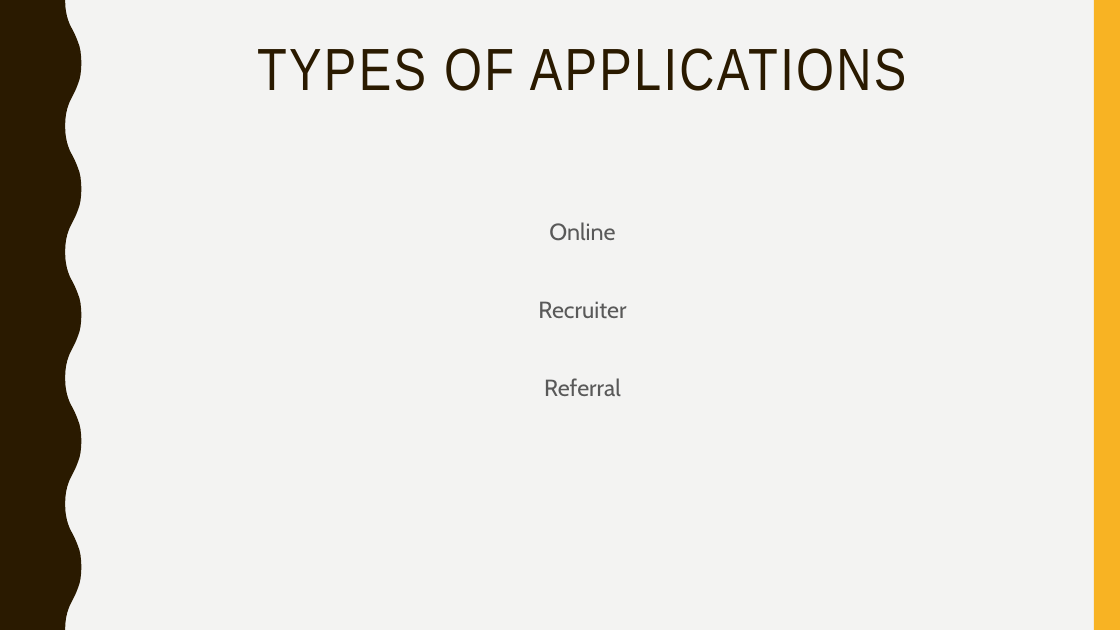
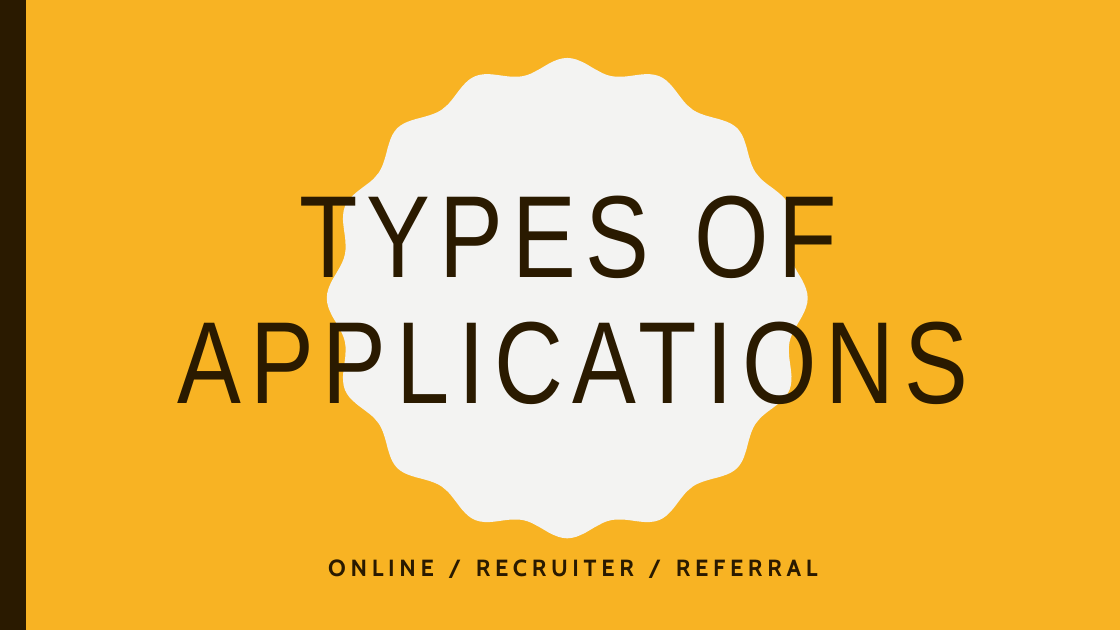
Before and after one commit to lakshmi-intechcode/jng_instr_folder, a slide deck: slide 3 of Job_Stuff/Jng_Job_Prezzie.pptx (slide 2 before the commit). Drawn at 1120x630 pixels with LibreOffice and Linux fonts; fonts in the diff are those of the drawing. Boxes give left, top, right and bottom in pixels: in the first picture for what was removed or moved away, otherwise in the second. Text is boxed around its words. In the diff, an @@ line names an element or a change of style, - is before the commit and + after.

Commit message:
formatted slides moar

```diff
--- a/Job_Stuff/Jng_Job_Prezzie.pptx
+++ b/Job_Stuff/Jng_Job_Prezzie.pptx
@@ background #F3F3F2 to #F8B323 @@
@@ freeform shape removed at (x1=0, y1=0, x2=82, y2=630) @@
@@ rectangle added at (x1=0, y1=0, x2=26, y2=630), fill #2A1A00 @@
@@ rectangle removed at (x1=1094, y1=0, x2=1120, y2=630) @@
@@ freeform shape added at (x1=327, y1=58, x2=808, y2=539), fill #F3F3F2 @@
@@ title "TYPES OF APPLICATIONS" moved from (x1=257, y1=48, x2=907, y2=91) to (x1=177, y1=183, x2=968, y2=424) @@
@@ title "TYPES OF APPLICATIONS" at (x1=177, y1=183, x2=968, y2=424): size 51 to 100 pt, letter spacing 2 to 8 pt; vertical alignment top to middle @@
@@ subtitle at (x1=328, y1=559, x2=818, y2=577): text changed; text colour #595959 to #2A1A00; bold on @@
-Online
-Recruiter
-Referral
+ONLINE / RECRUITER / REFERRAL
```
Also in this commit, not shown: 1 other slide changed, 1 slide added.
